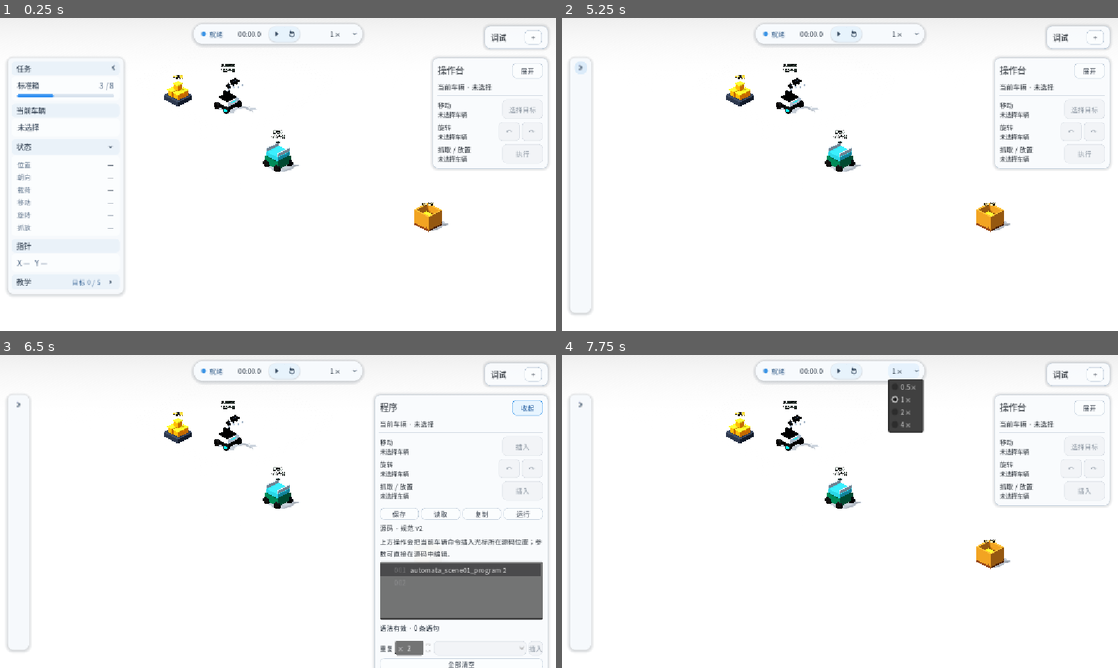
Above: before the commit, frames 1-4 (two rows, left to right).
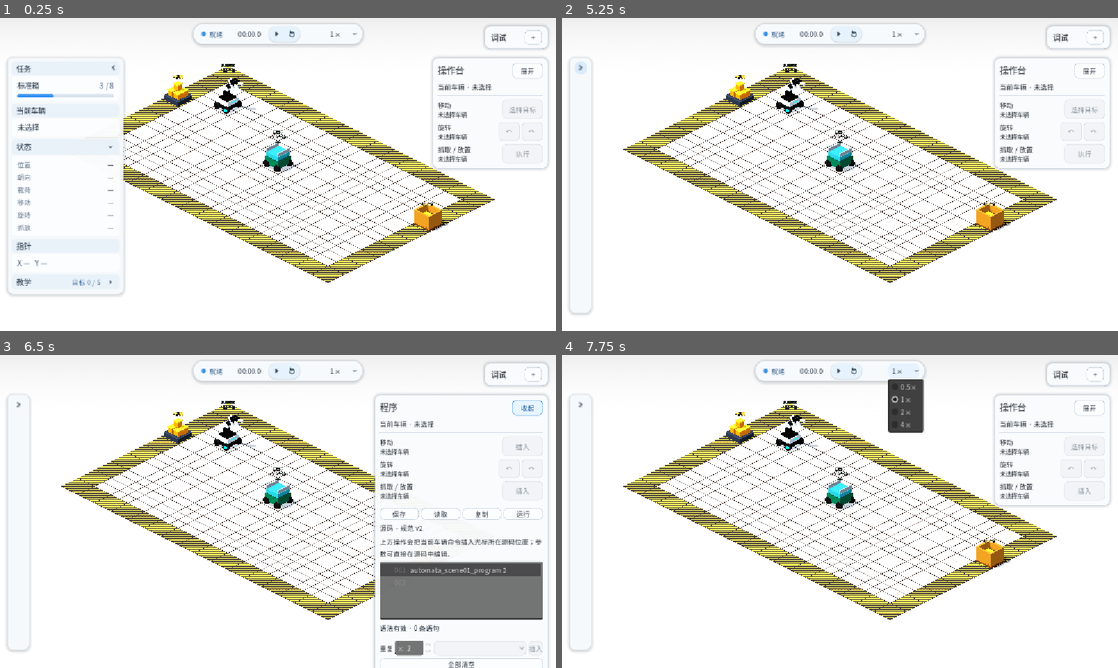
Above: after the commit, the same moments.

Repository: Ri0n72Y/automata
Game: Godot game, scene res://scenes/scene_01/scene_01_basic_packing.tscn
Two runs of this game, one before a commit and one after it. Both use one fixed random seed, a clock stepped at 60 frames per second and the inputs below.
Inputs (mouse positions are in pixels of both pictures, inside the frame that each line leads up to):
- Up to frame 1 (0.25 s): no input
- Up to frame 2 (5.25 s): click (673, 146) at 0.5 s; click (673, 199) at 1.27 s; click "下一步" at 2 s; click "上一步" at 2.75 s; click "跳过教学" at 3.5 s; click "打开教学" at 4.25 s; click (673, 68) at 5 s
- Up to frame 3 (6.5 s): click "展开" at 5.75 s
- Up to frame 4 (7.75 s): click "收起" at 6.5 s; click "1×" at 7.25 s

The runs differ from the first frame. In frame 1, 8.0% of the frame differs, in the area x 22-89%, y 15-85%; in frame 2, 8.9%, in the area x 11-89%, y 15-85%; in frame 3, 6.9%; in frame 4, 8.9%.

Commit message:
refactor(scene-01): rename flat surface dimensions

Diff:
--- a/scenes/scene_01/components/scene_01_field_16x10.tscn
+++ b/scenes/scene_01/components/scene_01_field_16x10.tscn
@@ -24,8 +24,8 @@
 [node name="GridTileView" type="Node3D"]
 script = ExtResource("1_grid_tiles")
 use_flat_static_surface = true
-static_grid_width = 16
-static_grid_height = 10
+flat_surface_grid_width = 16
+flat_surface_grid_height = 10
 
 [node name="Tiles" type="Node3D" parent="."]
 
